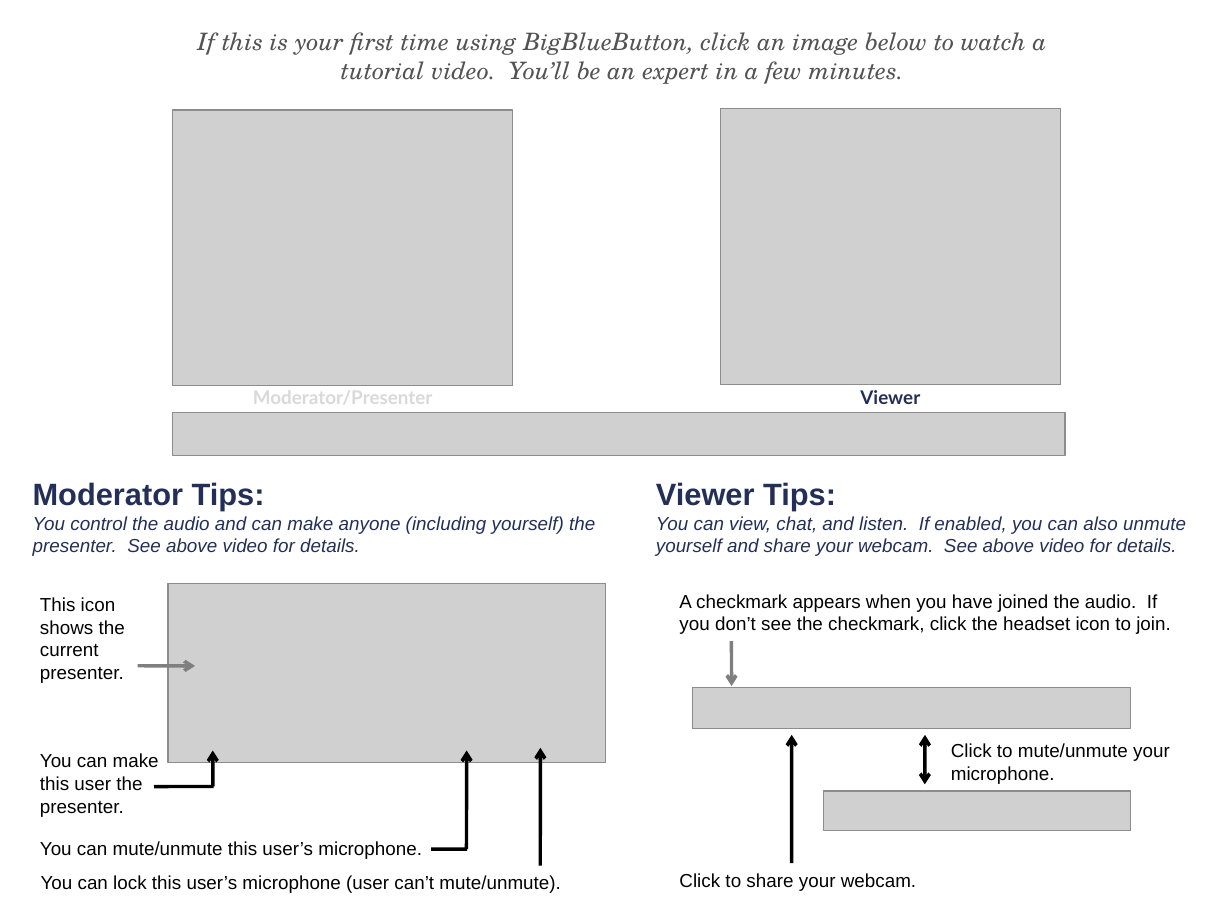
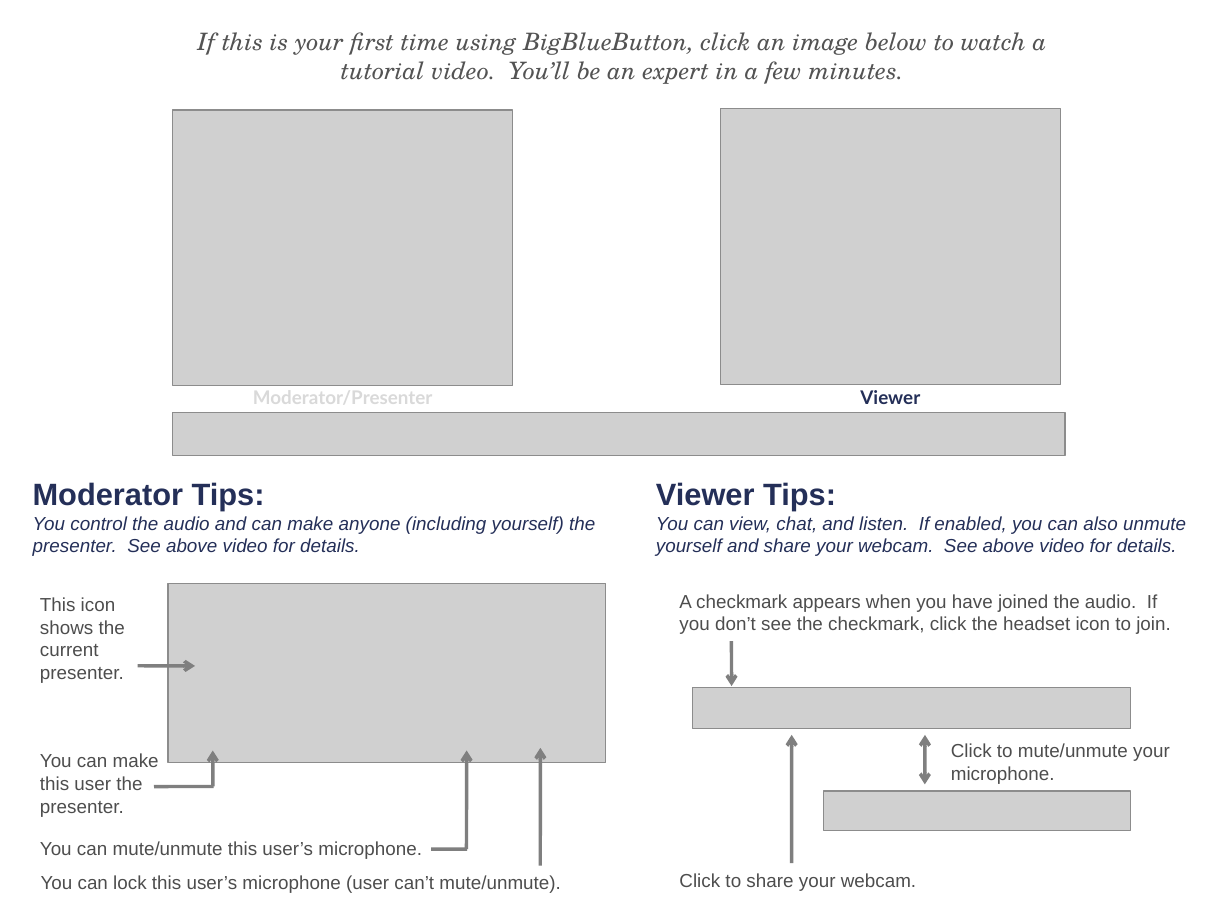
Before and after one commit to 0x01050/BigBlueButton, a slide deck: slide 1 of bigbluebutton-config/web/default.ppt. Drawn at 1232x924 pixels with LibreOffice and Linux fonts; fonts in the diff are those of the drawing; grey boxes stand for pictures; background and template pictures are left out. Boxes give left, top, right and bottom in pixels: in the first picture for what was removed or moved away, otherwise in the second. Text is boxed around its words. In the diff, an @@ line names an element or a change of style, - is before the commit and + after.

Commit message:
Minor font changes to default presentation for BigBlueButton 0.81

```diff
--- a/bigbluebutton-config/web/default.ppt
+++ b/bigbluebutton-config/web/default.ppt
@@ arrow (541, 866) - (541, 748): stroke #000000 2.01 pt to #7F7F7F 2.01 pt @@
@@ arrow (791, 864) - (792, 734): stroke #000000 2.01 pt to #7F7F7F 2.01 pt @@
@@ double arrow (925, 785) - (925, 734): stroke #000000 2.01 pt to #7F7F7F 2.01 pt @@
@@ text colour #000000 to #4D4D4D in 7 elements at box(40, 597, 125, 683), box(40, 753, 159, 817), box(40, 841, 422, 859), box(41, 875, 561, 893), box(679, 873, 916, 891), box(679, 594, 1171, 634), box(951, 743, 1170, 784) @@
@@ arrow (213, 786) - (213, 750): stroke #000000 2.01 pt to #7F7F7F 2.01 pt @@
@@ arrow (467, 849) - (467, 750): stroke #000000 2.01 pt to #7F7F7F 2.01 pt @@
@@ line (213, 786) - (154, 786): stroke #000000 2.01 pt to #7F7F7F 2.01 pt @@
@@ line (431, 849) - (467, 849): stroke #000000 2.01 pt to #7F7F7F 2.01 pt @@
```
Also in this commit, not shown: 1 other file.
